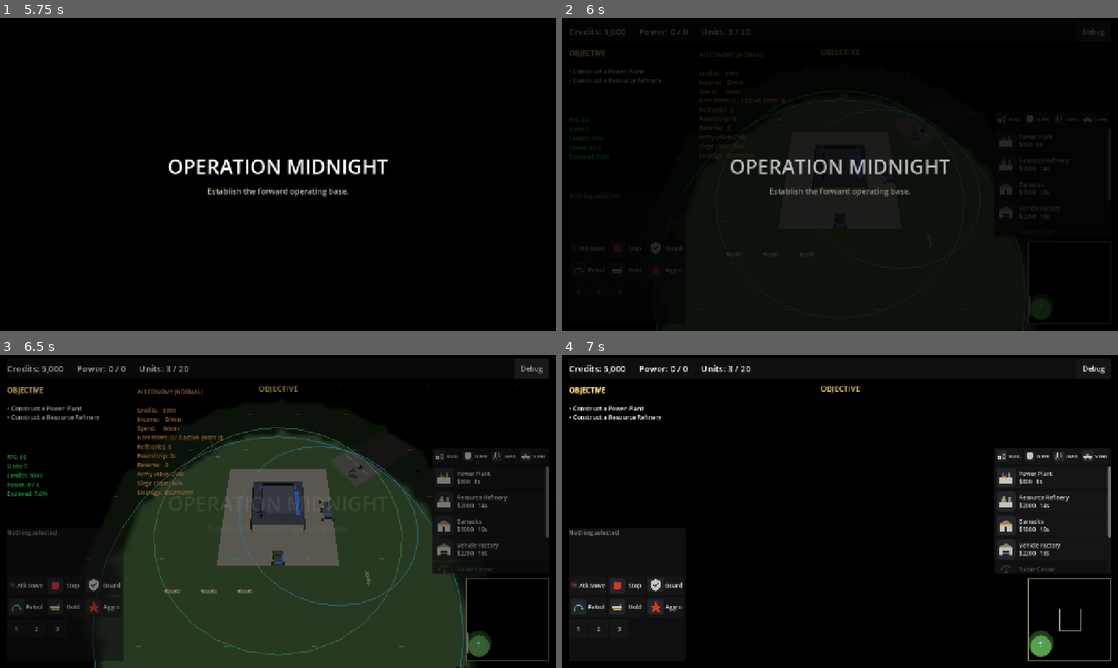
Above: before the commit, frames 1-4 (two rows, left to right).
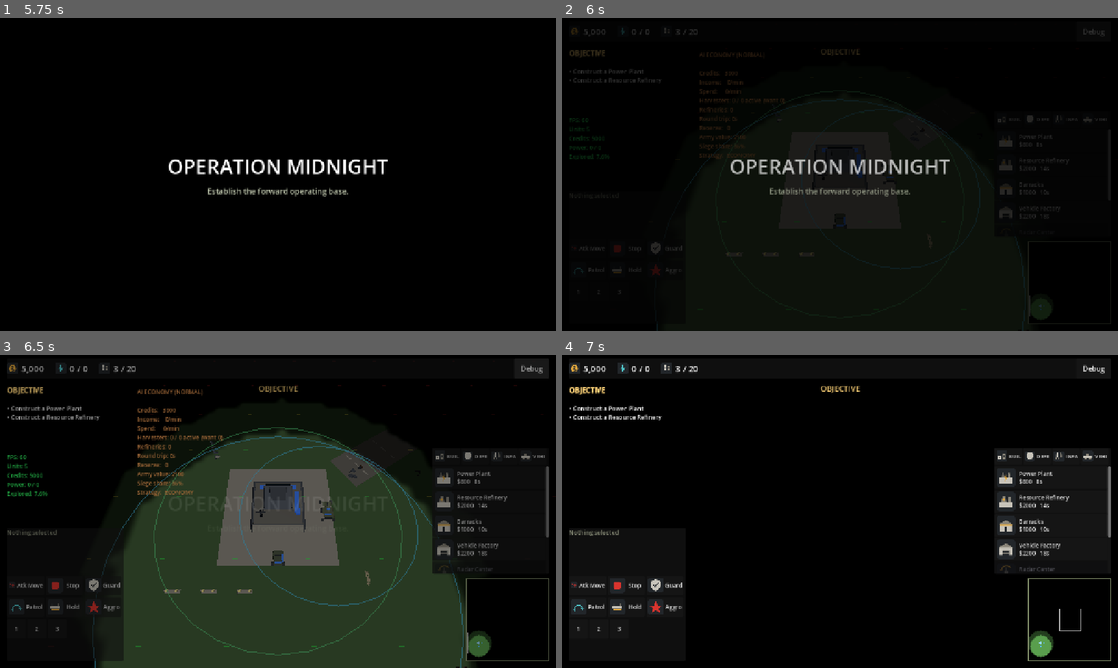
Above: after the commit, the same moments.

Repository: xionams/operation-midnight
Game: Godot game, scene res://main.tscn
The game is run twice, just before and just after one commit, with the same random seed, the same clock (stepped at 60 frames per second) and the same inputs.
Inputs (mouse positions are in pixels of both pictures, inside the frame that each line leads up to):
- Up to frame 1 (5.75 s): click "Easy" at 0.5 s; click "Easy" at 1.25 s; click "Normal" at 2 s; click "Normal" at 2.75 s; click "START OPERATION" at 3.5 s; click "1" at 4.25 s; click "2" at 5 s
- Up to frame 2 (6 s): click "Debug" at 5.75 s
- Up to frame 3 (6.5 s): no input
- Up to frame 4 (7 s): tap Enter at 6.5 s; drag from (1067, 621) to (895, 442) at 6.52 s

Frame 1 is identical in both runs. In frame 2, 0.2% of the frame differs, in the area x 1-54%, y 3-51%; in frame 3, 0.4%; in frame 4, 0.5%, in the area x 1-34%, y 2-6%.

Commit message:
Aim the turrets, stand the buildings up, leave the ruins
The models were built with the turret as a separate node pivoting on Y
precisely so this could exist later, and nothing had ever read it: tanks
fired from a barrel welded facing forward, which reads as unfinished long
before anyone can say why. TurretAim attaches only when a model actually
has a Turret node, so a harvester simply has nothing to turn, and it aims
in the hull's frame so a vehicle turning does not drag its aim with it.

Buildings got real vertical mass - a proper tower on the Command HQ, a
taller gantry on the factory, a silo worth the name on the refinery - and
it barely helped. The camera is steep enough that the roof is most of
what is visible, and with walls and roof sharing one gunmetal a base read
as a single flat shape with faction stripes floating on it. A concrete
roof deck on every structure was worth more than all the added height.
The first attempt used steel, one step lighter than the hull, and was
invisible under this lighting - worth recording, because the instinct was
to add more height rather than more contrast.

Infantry are rebuilt around what the camera can actually see: shoulders
wider than the hips, a helmet that overhangs and separates from them,
and a brim so it casts its own edge. Legs are shaped only enough to
carry the stance.

destroyed_building.glb has existed since the first art pass and nothing
ever spawned it. Structures now leave a ruin scaled to what stood there,
fogged like the ground so a ruin the player has never seen does not mark
their map, and capped so a long match cannot accumulate more wreckage
than the buildings cost. The three status icons the HUD was drawn with
are finally in the top bar, which no longer spells out the words.

Two of art_pass_test's own bugs on the way: it read a building's position
after the building freed itself, which hung the run rather than failing
it, and it expected a turret to return to rest while its target was
still alive and being re-acquired - correct behaviour, wrong assertion.

41 models, 8,584 triangles. 59.8 / 60.0 / 57.2 FPS at 40 / 80 / 120.

Co-Authored-By: Claude Opus 5 <noreply@anthropic.com>
Claude-Session: https://claude.ai/code/session_01DZuC8PnfRtC4UfouPMZvxD

Diff:
--- a/scripts/buildings/building_base.gd
+++ b/scripts/buildings/building_base.gd
@@ -35,6 +35,7 @@
 var _body: MeshInstance3D
 ## The instanced greybox, kept so capture can repaint its faction slot.
 var _visual_root: Node = null
+var turret_aim: TurretAim = null
 var _damage_stage: int = -1
 var _damage_plume: Node = null
 
@@ -100,6 +101,9 @@
 		add_child(visual)
 		_visual_root = visual
 		FactionPaint.apply(visual, _faction_color())
+		## Models built with a Turret node aim it; everything else
+		## simply has no turret to turn.
+		turret_aim = TurretAim.attach(self, visual)
 		return
 
 	var size: Vector3 = stats.body_size if stats else Vector3(5, 3, 5)
@@ -282,6 +286,10 @@
 
 func _on_died() -> void:
 	VFX.explosion_large(self, global_position + Vector3.UP)
+	## Leave the ruin behind. A razed base that reverts to bare grass
+	## erases the record of the match that happened on it.
+	var size: Vector3 = stats.body_size if stats else Vector3(5, 3, 5)
+	Wreckage.spawn(self, global_position, maxf(size.x, size.z))
 	MatchStats.record_building_death(is_player_faction and not is_neutral)
 	AudioDirector.play("explosion_large")
 	_unregister_power()
--- /dev/null
+++ b/scripts/combat/turret_aim.gd
@@ -0,0 +1,73 @@
+class_name TurretAim
+extends Node
+
+## Turns a model's `Turret` node toward whatever its owner is shooting.
+##
+## The greyboxes were built with the turret as a separate node pivoting
+## on Y precisely so this could exist later, and until now nothing read
+## it: tanks fired from a barrel welded facing forward, which is the kind
+## of detail that reads as "unfinished" long before anyone can say why.
+##
+## Rotation only, on one axis, at a fixed rate. No animation system, no
+## per-unit configuration - a turret either exists in the model or it
+## does not.
+
+## Radians per second. Slow enough to see, fast enough that a tank is not
+## still turning when the shot lands.
+const TRAVERSE: float = 3.4
+
+var _turret: Node3D = null
+var _attacker: AttackerComponent = null
+var _host: Node3D = null
+## Where the turret points with nothing to shoot, relative to the hull.
+var _rest: float = 0.0
+
+## Attaches to a host if its model actually has a turret. Returns null
+## when there is nothing to aim, so callers need no special case.
+static func attach(host: Node3D, visual: Node) -> TurretAim:
+	if host == null or visual == null:
+		return null
+	var turret := visual.find_child("Turret", true, false) as Node3D
+	if turret == null:
+		return null
+	var aim := TurretAim.new()
+	aim.name = "TurretAim"
+	aim._turret = turret
+	aim._host = host
+	aim._rest = turret.rotation.y
+	host.add_child(aim)
+	return aim
+
+func _ready() -> void:
+	_attacker = _host.get_node_or_null("AttackerComponent")
+
+func _physics_process(delta: float) -> void:
+	if _turret == null or not is_instance_valid(_turret):
+		return
+
+	var wanted: float = _rest
+	if _attacker != null and is_instance_valid(_attacker.target):
+		var to_target: Vector3 = _attacker.target.global_position - _host.global_position
+		if to_target.length_squared() > 0.01:
+			## The turret is a child of the hull, so it aims in the
+			## hull's frame - otherwise a vehicle turning would drag its
+			## aim around with it.
+			wanted = atan2(-to_target.x, -to_target.z) - _host.global_rotation.y
+
+	_turret.rotation.y = _step_toward(_turret.rotation.y, wanted, TRAVERSE * delta)
+
+## Shortest way round, so a turret never takes the long way to a target
+## that is a few degrees the other side of straight behind.
+func _step_toward(from: float, to: float, amount: float) -> float:
+	var difference: float = wrapf(to - from, -PI, PI)
+	if absf(difference) <= amount:
+		return to
+	return from + signf(difference) * amount
+
+## True when the turret is pointing close enough to fire convincingly.
+func is_on_target() -> bool:
+	if _turret == null or _attacker == null or not is_instance_valid(_attacker.target):
+		return false
+	var to_target: Vector3 = _attacker.target.global_position - _host.global_position
+	var wanted: float = atan2(-to_target.x, -to_target.z) - _host.global_rotation.y
+	return absf(wrapf(wanted - _turret.rotation.y, -PI, PI)) < 0.25
--- a/scripts/ui/hud.gd
+++ b/scripts/ui/hud.gd
@@ -133,6 +133,25 @@
 
 # ------------------------------------------------------------- top bar
 
+## An icon beside its number. Falls back to the label alone if the icon
+## is missing, so the bar is never blank.
+func _readout(icon_name: String, label: Label, tooltip: String) -> Control:
+	var icon := Icons.get_icon(icon_name)
+	if icon == null:
+		return label
+	var group := HBoxContainer.new()
+	group.add_theme_constant_override("separation", 7)
+	group.tooltip_text = tooltip
+	var picture := TextureRect.new()
+	picture.texture = icon
+	picture.custom_minimum_size = Vector2(26, 26)
+	picture.expand_mode = TextureRect.EXPAND_IGNORE_SIZE
+	picture.stretch_mode = TextureRect.STRETCH_KEEP_ASPECT_CENTERED
+	picture.size_flags_vertical = Control.SIZE_SHRINK_CENTER
+	group.add_child(picture)
+	group.add_child(label)
+	return group
+
 func _build_top_bar() -> void:
 	var bar := PanelContainer.new()
 	bar.set_anchors_preset(Control.PRESET_TOP_WIDE)
@@ -143,18 +162,21 @@
 	add_child(bar)
 
 	var row := HBoxContainer.new()
-	row.add_theme_constant_override("separation", 30)
+	row.add_theme_constant_override("separation", 26)
 	bar.add_child(row)
 
-	_credits_label = _label("Credits: 0", 20)
-	_power_label = _label("Power: 0 / 0", 20)
-	_population_label = _label("Units: 0 / 0", 20)
+	## Icons carry the meaning and the number carries the value, so the
+	## bar can drop the words. These three icons were drawn in the art
+	## pass and then sat unused while the bar spelled everything out.
+	_credits_label = _label("0", 20)
+	_power_label = _label("0 / 0", 20)
+	_population_label = _label("0 / 0", 20)
 	_low_power_label = _label("LOW POWER", 20)
 	_low_power_label.add_theme_color_override("font_color", Color(1.0, 0.35, 0.2))
 	_low_power_label.visible = false
-	row.add_child(_credits_label)
-	row.add_child(_power_label)
-	row.add_child(_population_label)
+	row.add_child(_readout("ui_credits", _credits_label, "Credits"))
+	row.add_child(_readout("ui_power", _power_label, "Power"))
+	row.add_child(_readout("ui_unit_cap", _population_label, "Units"))
 	row.add_child(_low_power_label)
 
 	var spacer := Control.new()
@@ -168,13 +190,13 @@
 	row.add_child(debug_toggle)
 
 func _refresh_top() -> void:
-	_credits_label.text = "Credits: %s" % _thousands(GameState.credits)
-	_power_label.text = "Power: %d / %d" % [GameState.power_consumed, GameState.power_generated]
+	_credits_label.text = "%s" % _thousands(GameState.credits)
+	_power_label.text = "%d / %d" % [GameState.power_consumed, GameState.power_generated]
 	var low: bool = GameState.is_low_power(true)
 	_power_label.add_theme_color_override("font_color",
 		Color(1.0, 0.4, 0.25) if low else Color.WHITE)
 	_low_power_label.visible = low
-	_population_label.text = "Units: %d / %d" % [
+	_population_label.text = "%d / %d" % [
 		TechTree.population_used(true), TechTree.population_cap(true)]
 
 func _thousands(value: int) -> String:
--- a/scripts/units/unit_base.gd
+++ b/scripts/units/unit_base.gd
@@ -18,6 +18,7 @@
 var selection_ring: MeshInstance3D
 var health_bar: HealthBar
 var veterancy: VeterancyComponent
+var turret_aim: TurretAim = null
 
 ## Current order, exposed so the HUD and debug overlay can report what a
 ## unit believes it is doing.
@@ -169,6 +170,9 @@
 		## The model carries its own faction markings in a named material
 		## slot, so it needs painting rather than a separate indicator box.
 		FactionPaint.apply(visual, FactionPaint.color_for(is_player_faction))
+		## Models built with a Turret node aim it; everything else
+		## simply has no turret to turn.
+		turret_aim = TurretAim.attach(self, visual)
 		return
 
 	var size: Vector3 = stats.body_size if stats else Vector3(1.5, 1.0, 2.2)
--- /dev/null
+++ b/scripts/vfx/wreckage.gd
@@ -0,0 +1,73 @@
+class_name Wreckage
+extends Node3D
+
+## What is left where a structure stood.
+##
+## A razed base that leaves bare grass reads as though nothing happened
+## there - the player loses the record of their own match. Rubble is that
+## record, and it is also information: an opponent scouting a ruin knows
+## this ground was fought over.
+##
+## The model already existed and nothing spawned it, which is the kind of
+## gap that only shows up when someone goes looking.
+
+const MODEL: PackedScene = preload("res://assets/models/destroyed_building.glb")
+const FOG_SHADER: Shader = preload("res://shaders/fog_terrain.gdshader")
+
+## Rubble persists for the match rather than fading, but not without
+## limit: a long match on a small map would otherwise accumulate wrecks
+## until they cost more than the buildings did.
+const MAX_WRECKS: int = 24
+
+static func spawn(context: Node, position: Vector3, footprint: float) -> void:
+	if context == null or not is_instance_valid(context):
+		return
+	var tree := context.get_tree()
+	if tree == null or tree.current_scene == null:
+		return
+	var level := tree.current_scene.get_node_or_null("Level")
+	if level == null:
+		return
+
+	_trim(tree)
+
+	var wreck := Wreckage.new()
+	wreck.name = "Wreckage"
+	wreck.add_to_group("wreckage")
+	level.add_child(wreck)
+	wreck.global_position = Vector3(position.x, 0.0, position.z)
+	wreck.rotation.y = randf_range(0.0, TAU)
+
+	var model := MODEL.instantiate()
+	wreck.add_child(model)
+	## The model is built for a 4.4m shell; scale it to whatever stood
+	## here so a Command HQ does not leave the same pile as a wall.
+	var scale: float = clampf(footprint / 4.4, 0.55, 2.1)
+	model.scale = Vector3(scale, clampf(scale * 0.85, 0.5, 1.6), scale)
+	wreck._fog_paint(model, tree)
+
+static func _trim(tree: SceneTree) -> void:
+	var wrecks: Array = tree.get_nodes_in_group("wreckage")
+	var excess: int = wrecks.size() - (MAX_WRECKS - 1)
+	for i in maxi(0, excess):
+		if i < wrecks.size() and is_instance_valid(wrecks[i]):
+			wrecks[i].queue_free()
+
+## Rubble hides under the shroud like the ground it is lying on -
+## otherwise a ruin the player has never seen marks the map for them.
+func _fog_paint(model: Node, tree: SceneTree) -> void:
+	var map_size: float = FogOfWar.get_map_size()
+	var fog_texture: Texture2D = FogOfWar.get_texture()
+	for mesh_instance in model.find_children("*", "MeshInstance3D", true, false):
+		var mesh: Mesh = mesh_instance.mesh
+		if mesh == null:
+			continue
+		for surface in mesh.get_surface_count():
+			var source := mesh.surface_get_material(surface) as StandardMaterial3D
+			var material := ShaderMaterial.new()
+			material.shader = FOG_SHADER
+			material.set_shader_parameter("fog_tex", fog_texture)
+			material.set_shader_parameter("map_size", map_size)
+			material.set_shader_parameter("base_color",
+				source.albedo_color if source != null else Color(0.35, 0.34, 0.31))
+			mesh_instance.set_surface_override_material(surface, material)
--- /dev/null
+++ b/tests/art_pass_test.gd
@@ -0,0 +1,111 @@
+extends Node
+
+## The second art pass, checked on observables rather than on looks.
+##
+## "It looks better" is not a claim a test can make. What it can check is
+## that the pieces exist and are wired: turrets that actually turn, ruins
+## that actually appear, models inside their declared footprint, and the
+## icons the HUD was drawn to use.
+
+var _fails: Array = []
+
+func _check(name: String, cond: bool, detail: String = "") -> void:
+	print("TEST| %-54s %s %s" % [name, "PASS" if cond else "FAIL", detail])
+	if not cond:
+		_fails.append(name + " " + detail)
+
+func _wait(seconds: float) -> void:
+	var elapsed: float = 0.0
+	while elapsed < seconds:
+		elapsed += get_process_delta_time()
+		await get_tree().process_frame
+
+func _spawn(scene_path: String, stats_path: String, is_player: bool, at: Vector3) -> Node:
+	var unit = load(scene_path).instantiate()
+	unit.stats = load(stats_path)
+	unit.is_player_faction = is_player
+	get_parent().get_node("Level").add_child(unit)
+	unit.global_position = at
+	return unit
+
+func _ready() -> void:
+	var scene := get_parent()
+	await get_tree().process_frame
+	var hud = scene.get_node_or_null("HUD")
+	if hud and hud.has_method("_begin_match"):
+		hud._begin_match()
+	get_tree().paused = false
+	await get_tree().process_frame
+
+	# --- turrets exist and turn ---
+	var tank = _spawn("res://scenes/units/main_battle_tank.tscn",
+		"res://config/units/main_battle_tank.tres", true, Vector3(-60, 0, 80))
+	var prey = _spawn("res://scenes/units/rifle_soldier.tscn",
+		"res://config/units/rifle_soldier.tres", false, Vector3(-60, 0, 66))
+	await _wait(0.4)
+
+	_check("A tank's model carries a turret", tank.turret_aim != null)
+	if tank.turret_aim != null:
+		var start: float = tank.turret_aim._turret.rotation.y
+		## Put the target off to one side; the turret must come round.
+		prey.global_position = Vector3(-46, 0, 80)
+		tank.get_node("AttackerComponent").set_target(prey)
+		await _wait(1.2)
+		var turned: float = absf(wrapf(
+			tank.turret_aim._turret.rotation.y - start, -PI, PI))
+		_check("The turret turns toward its target", turned > 0.3,
+			"(%.2f rad)" % turned)
+		_check("And settles on it", tank.turret_aim.is_on_target())
+
+		## With nothing to shoot it returns to rest rather than staying
+		## locked at whatever it last looked at. The target has to be gone,
+		## not merely cleared - a live enemy in range is re-acquired on the
+		## next tick, which is correct and is not what this checks.
+		prey.queue_free()
+		await _wait(2.2)
+		_check("It returns to rest when the target is gone",
+			absf(wrapf(tank.turret_aim._turret.rotation.y, -PI, PI)) < 0.2,
+			"(%.2f rad)" % tank.turret_aim._turret.rotation.y)
+
+	var harvester = _spawn("res://scenes/units/harvester.tscn",
+		"res://config/units/harvester.tres", true, Vector3(-70, 0, 80))
+	await _wait(0.3)
+	_check("A harvester has no turret to turn", harvester.turret_aim == null)
+
+	# --- structures leave ruins ---
+	var wrecks_before: int = get_tree().get_nodes_in_group("wreckage").size()
+	var target: Node = null
+	for b in get_tree().get_nodes_in_group("enemy_buildings"):
+		if is_instance_valid(b) and b.stats != null \
+			and b.stats.display_name != "Command Headquarters":
+			target = b
+			break
+	_check("There is a structure to destroy", target != null)
+	if target != null:
+		## Read the position before destroying it: the building is freed
+		## by its own death, and asking a freed node where it stood is how
+		## this test hung rather than failed.
+		var stood_at: Vector3 = target.global_position
+		target.get_node("HealthComponent").take_damage(999999.0)
+		await _wait(0.5)
+		_check("Destroying a structure leaves a ruin",
+			get_tree().get_nodes_in_group("wreckage").size() > wrecks_before,
+			"(%d)" % get_tree().get_nodes_in_group("wreckage").size())
+		var wreck = get_tree().get_nodes_in_group("wreckage").back()
+		_check("The ruin stands where the building did",
+			Vector2(wreck.global_position.x, wreck.global_position.z).distance_to(
+				Vector2(stood_at.x, stood_at.z)) < 2.0)
+		_check("The ruin sits on the ground", absf(wreck.global_position.y) < 0.2)
+
+	# --- the HUD uses the icons that were drawn for it ---
+	for icon in ["ui_credits", "ui_power", "ui_unit_cap"]:
+		_check("Icon '%s' loads" % icon, Icons.get_icon(icon) != null)
+	_check("The top bar shows a number, not a sentence",
+		not hud._credits_label.text.contains("Credits"),
+		"('%s')" % hud._credits_label.text)
+
+	print("TEST| ---- %d failure(s) ----" % _fails.size())
+	for f in _fails:
+		print("TEST| FAIL ", f)
+	print("TEST| DONE")
+	get_tree().quit()
--- /dev/null
+++ b/tests/art_pass_test.tscn
@@ -0,0 +1,9 @@
+[gd_scene load_steps=3 format=3]
+
+[ext_resource type="PackedScene" path="res://main.tscn" id="1"]
+[ext_resource type="Script" path="res://tests/art_pass_test.gd" id="2"]
+
+[node name="Main" instance=ExtResource("1")]
+
+[node name="ArtPassTest" type="Node" parent="."]
+script = ExtResource("2")
Binary file changed: assets/models/at_squad.glb
Binary file changed: assets/models/barracks.glb
Binary file changed: assets/models/command_hq.glb
Binary file changed: assets/models/engineer.glb
Binary file changed: assets/models/forward_post.glb
Binary file changed: assets/models/mg_tower.glb
Binary file changed: assets/models/power_plant.glb
Binary file changed: assets/models/radar_center.glb
Binary file changed: assets/models/refinery.glb
Binary file changed: assets/models/repair_depot.glb
Binary file changed: assets/models/rifle_soldier.glb
Binary file changed: assets/models/spy.glb
(and 15 more such lines)
